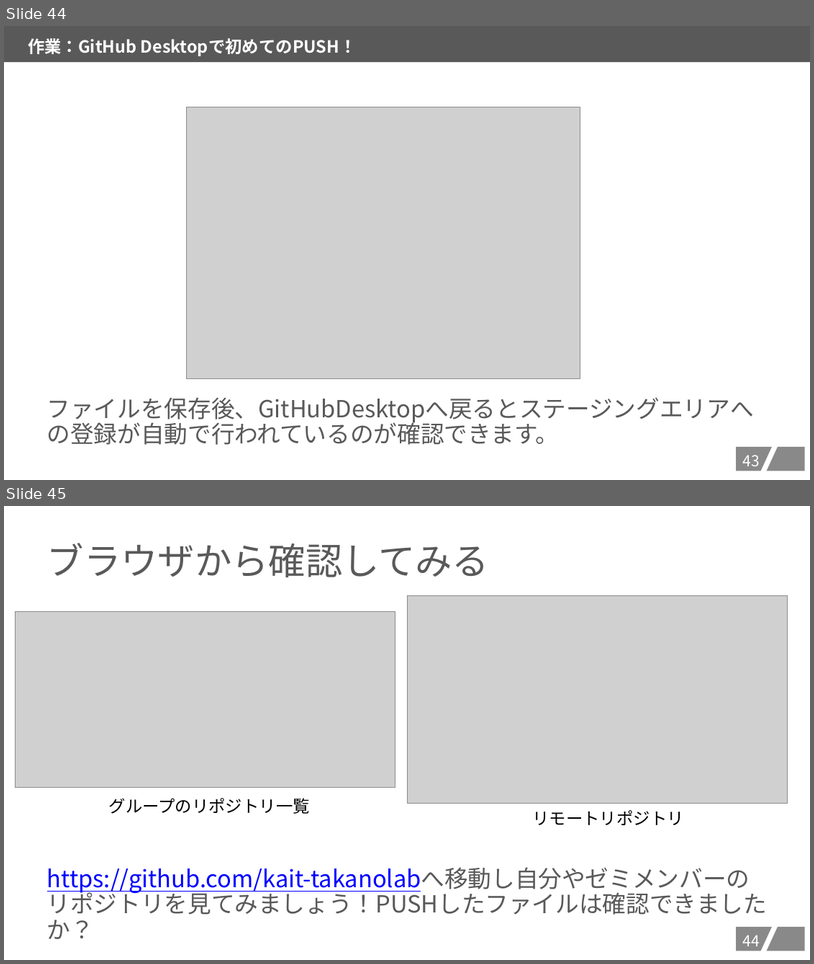
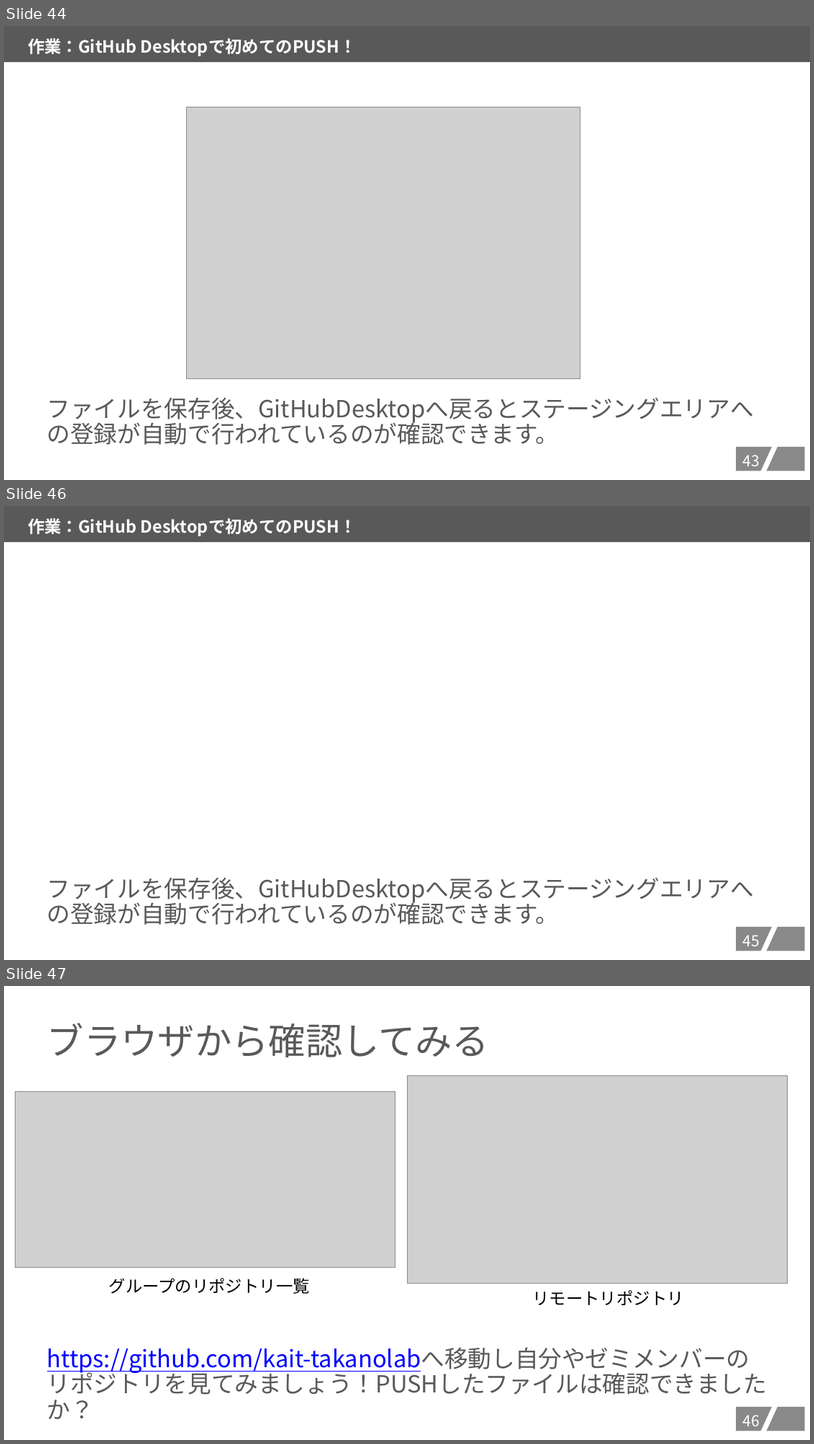
Before and after one commit to kait-takanolab/1821086_matsuo_thesis, a slide deck: GITHUBスタートアップ/GITHUBセットアップの会.pptx. Shown one above the other, each under a label of ours: slides 44 and 45 before the commit, slides 44, 46 and 47 after it; the slides between them are not shown. The pictures are 814x964 and 814x1444 pixels, drawn with LibreOffice and Linux fonts; fonts in the diff are those of the drawing; grey boxes stand for pictures. Boxes give left, top, right and bottom in pixels: in the first picture for what was removed or moved away, otherwise in the second. Text is boxed around its words. In the diff, an @@ line names an element or a change of style, - is before the commit and + after.

Commit message:
タイトルを入力する場所
分かりやすい説明を入力する場所

```diff
--- a/GITHUBスタートアップ/GITHUBセットアップの会.pptx
+++ b/GITHUBスタートアップ/GITHUBセットアップの会.pptx
@@ slide 46 added at (4,506,810,960), background #FFFFFF; not listed: 2 template elements that a slide beside it also shows @@
@@ rectangle added at (4,506,810,542), fill #595959, 20 pt, text #FFFFFF, bold @@
+作業：GitHub Desktopで初めてのPUSH！
@@ text added at (47,877,754,924), 28 pt, text #595959 @@
+ファイルを保存後、GitHubDesktopへ戻るとステージングエリアへの登録が自動で行われているのが確認できます。
@@ page number added at (743,934,760,946), 18 pt, text #FFFFFF @@
+45
@@ what was slide 45 is now slide 47 @@
@@ page number at (743,1414,760,1426): text changed @@
-44
+46
```
Also in this commit, not shown: 2 slides changed, 1 other slide added.
